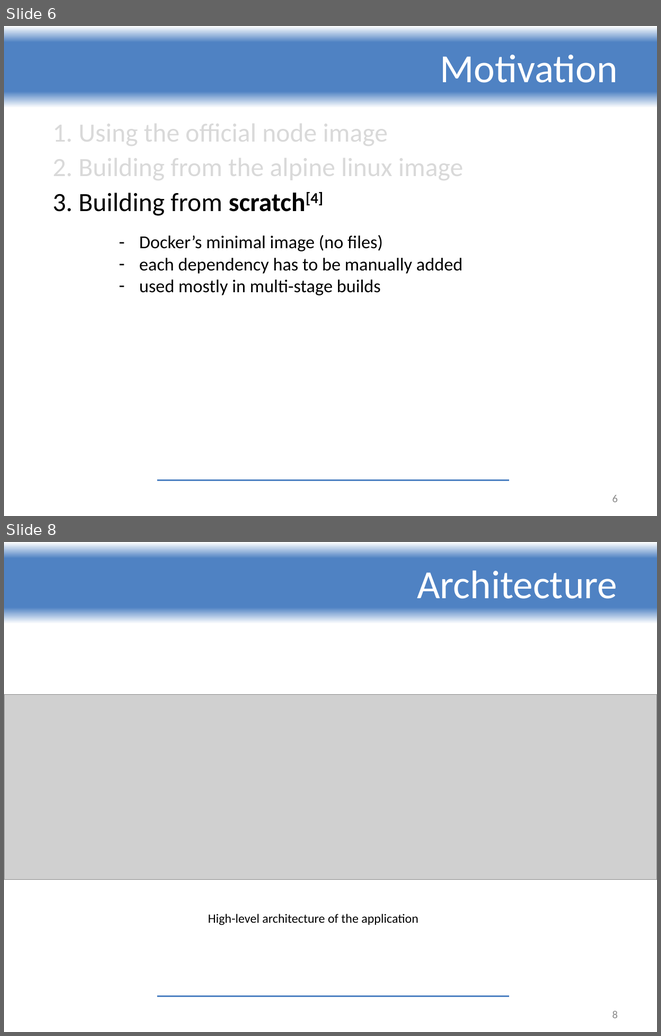
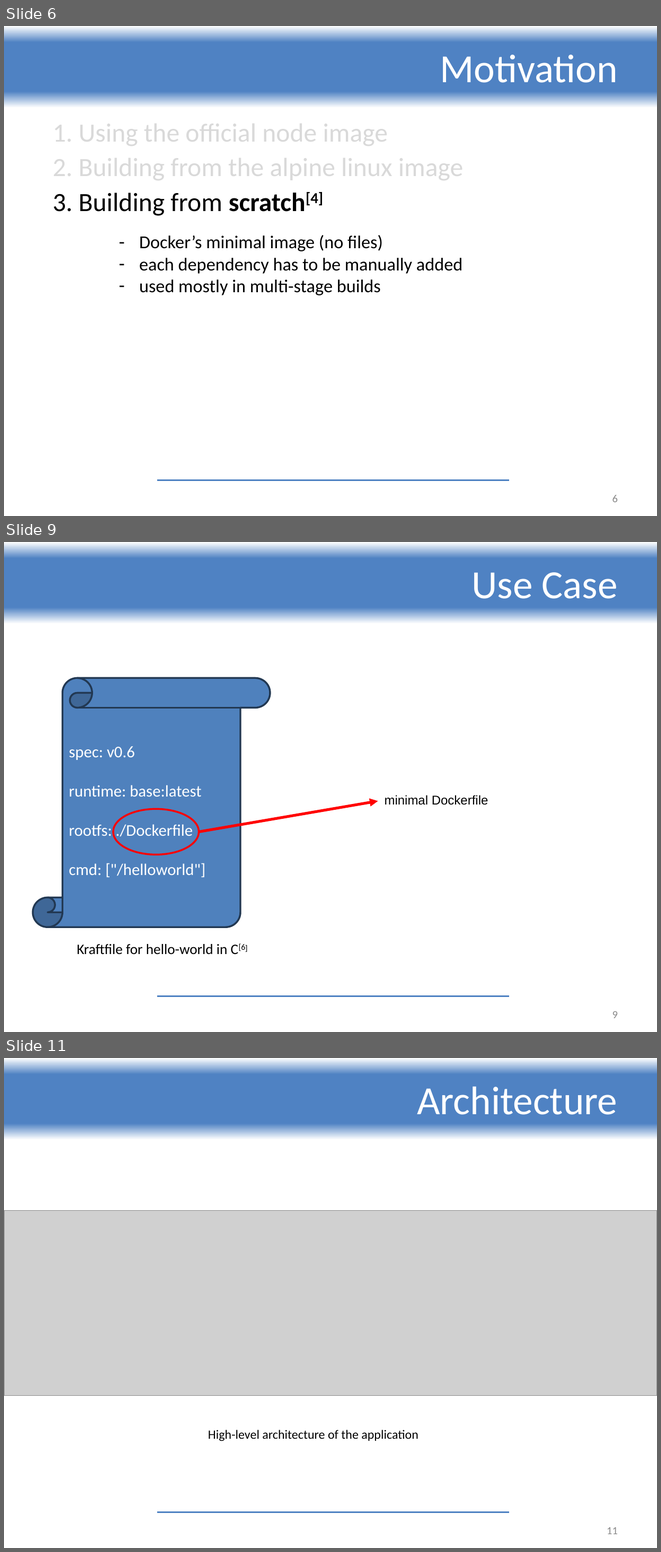
Before and after one commit to ReGeLePuMa/diploma, a slide deck: report1/Report1 2024-2025 - PETREA Andrei - Minimizarea unui Dockerfile.pptx. Shown one above the other, each under a label of ours: slides 6 and 8 before the commit, slides 6, 9 and 11 after it; the slides between them are not shown. The pictures are 661x1036 and 661x1552 pixels, drawn with LibreOffice and Linux fonts; fonts in the diff are those of the drawing; grey boxes stand for pictures; background and template pictures are left out. Boxes give left, top, right and bottom in pixels: in the first picture for what was removed or moved away, otherwise in the second. Text is boxed around its words. In the diff, an @@ line names an element or a change of style, - is before the commit and + after.

```diff
--- a/report1/Report1 2024-2025 - PETREA Andrei - Minimizarea unui Dockerfile.pptx
+++ b/report1/Report1 2024-2025 - PETREA Andrei - Minimizarea unui Dockerfile.pptx
@@ slide 9 added at [4,542,657,1032], background #FFFFFF; not listed: 2 template elements that a slide beside it also shows @@
@@ title added at [471,572,618,599], 44 pt, text #FFFFFF @@
+Use Case
@@ vertical scroll added at [33,678,270,927], fill #4F81BD, outline #233953 2 pt, 18 pt, text #FFFFFF @@
+spec: v0.6
+runtime: base:latest
+rootfs: ./Dockerfile
+cmd: ["/helloworld"]
@@ text added at [385,795,488,805], 14 pt, text #000000 @@
+minimal Dockerfile
@@ ellipse added at [113,809,199,855], outline #FF0000 2 pt @@
@@ arrow added from (199, 832) to (378, 801), #FF0000 3 pt @@
@@ text added at [77,943,246,954], 16 pt, text #000000 @@
+Kraftfile for hello-world in C[6]
@@ page number added at [612,1011,618,1018], 12 pt, text #898989 @@
+9
@@ what was slide 8 is now slide 11 @@
@@ page number at [607,1527,618,1534]: text changed @@
-8
+11
```
Also in this commit, not shown: 1 slide changed, 2 other slides added.
